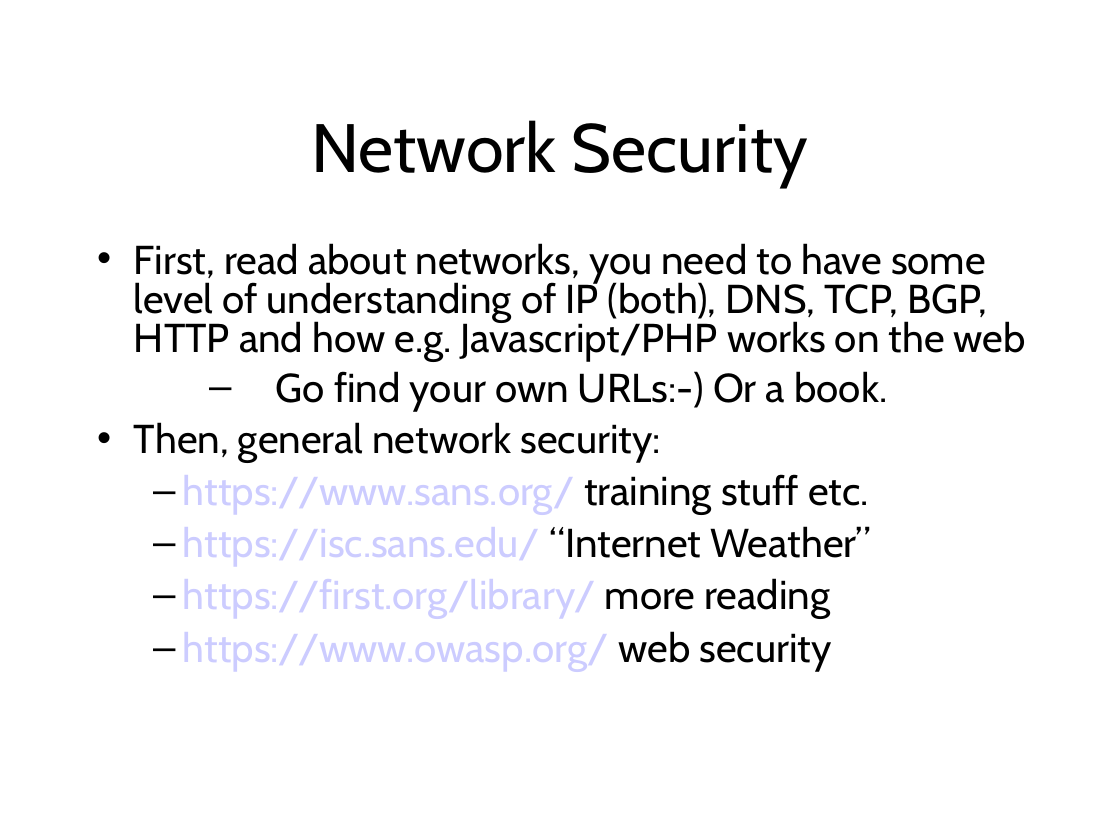
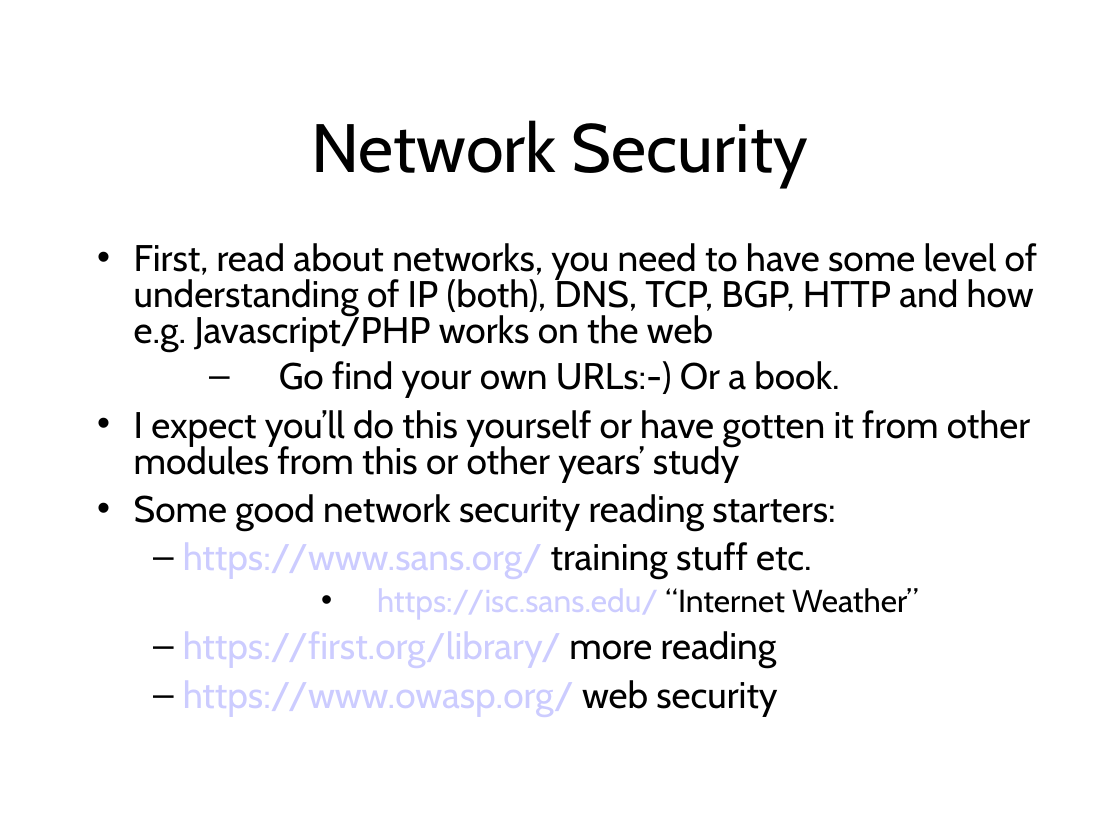
Before and after one commit to sftcd/cs7053, a slide deck: slide 34 of 2016lectures/02-concepts.ppt (slide 33 before the commit). Drawn at 1120x840 pixels with LibreOffice and Linux fonts; fonts in the diff are those of the drawing. Boxes give left, top, right and bottom in pixels: in the first picture for what was removed or moved away, otherwise in the second. Text is boxed around its words. In the diff, an @@ line names an element or a change of style, - is before the commit and + after.

```diff
--- a/2016lectures/02-concepts.ppt
+++ b/2016lectures/02-concepts.ppt
@@ text at bbox=[134, 243, 1037, 717]: size 25.9 to 23.8 pt in "First, read about networks, you need to ...", "Go find your own URLs:-) Or a ...", "https://www.sans.org/ training stuff etc.", "https://first.org/library/ more reading" and 1 more places; size 25.9 to 20.4 pt in "https://isc.sans.edu/ “Internet Weather”"; indent changed; bullet – to •; list level 2 to 3 in "https://isc.sans.edu/ “Internet Weather”"; line spacing 0.86 to 0.8 @@
@@ text at bbox=[134, 410, 1030, 531]: text changed; size 25.9 to 23.8 pt @@
-• Then, general network security:
+• I expect you’ll do this yourself or have gotten it from other modules from this or other years’ study
+• Some good network security reading starters:
```
Also in this commit, not shown: 26 other slides changed, 2 slides added, 3 other files.
